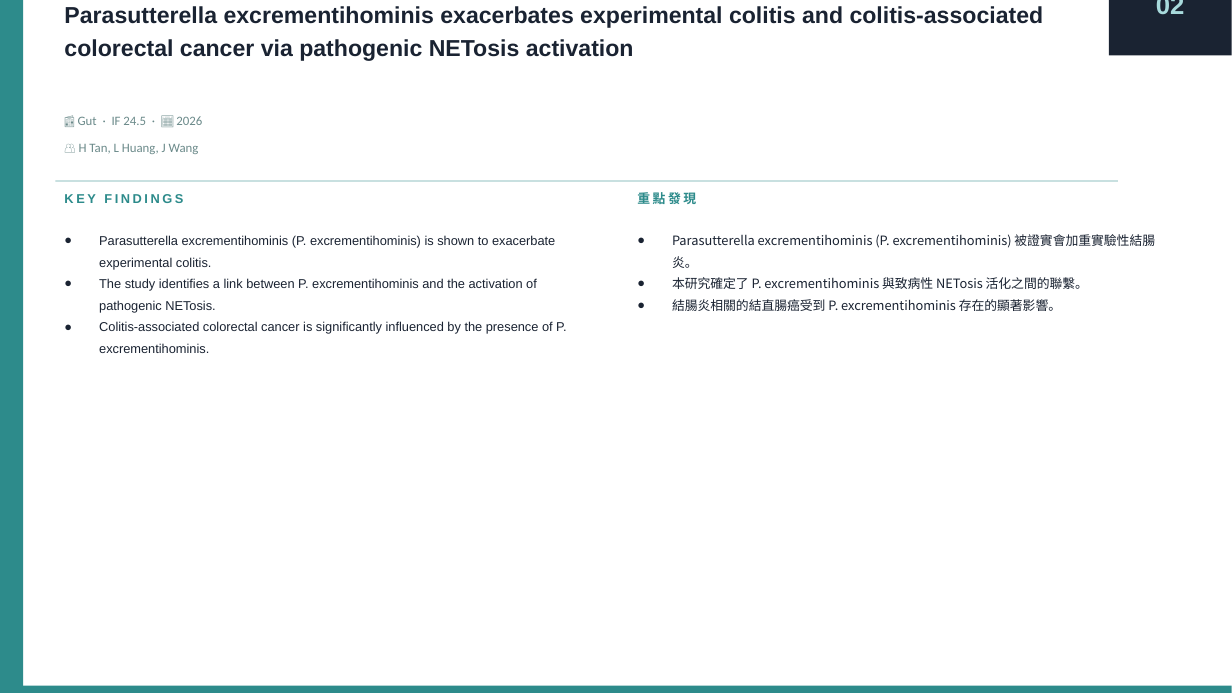
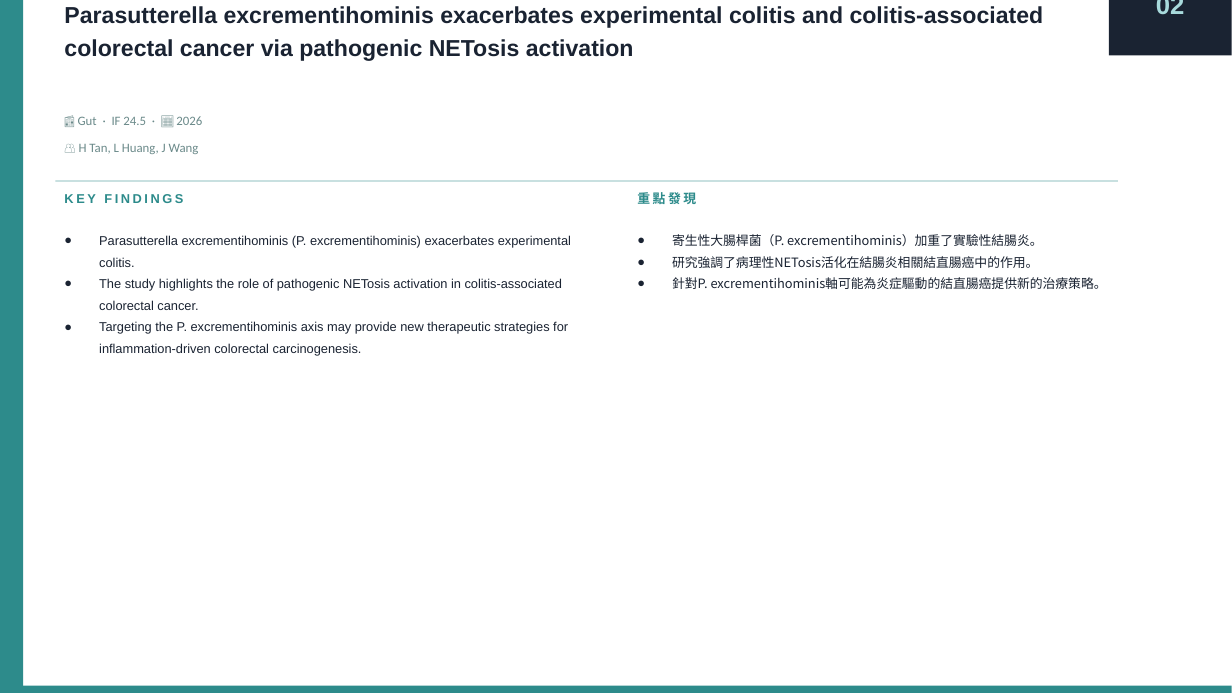
Before and after one commit to jejenhu-maker/colorectal-weekly-digest, a slide deck: slide 5 of docs/latest-digest.pptx. Drawn at 1232x693 pixels with LibreOffice and Linux fonts; fonts in the diff are those of the drawing. Boxes give left, top, right and bottom in pixels: in the first picture for what was removed or moved away, otherwise in the second. Text is boxed around its words. In the diff, an @@ line names an element or a change of style, - is before the commit and + after.

```diff
--- a/docs/latest-digest.pptx
+++ b/docs/latest-digest.pptx
@@ text at [99, 235, 571, 356]: text changed @@
-● Parasutterella excrementihominis (P. excrementihominis) is shown to exacerbate experimental colitis.
-● The study identifies a link between P. excrementihominis and the activation of pathogenic NETosis.
-● Colitis-associated colorectal cancer is significantly influenced by the presence of P. excrementihominis.
+● Parasutterella excrementihominis (P. excrementihominis) exacerbates experimental colitis.
+● The study highlights the role of pathogenic NETosis activation in colitis-associated colorectal cancer.
+● Targeting the P. excrementihominis axis may provide new therapeutic strategies for inflammation-driven colorectal carcinogenesis.
@@ text at [672, 234, 1107, 289]: text changed @@
-● Parasutterella excrementihominis (P. excrementihominis) 被證實會加重實驗性結腸炎。
-● 本研究確定了 P. excrementihominis 與致病性 NETosis 活化之間的聯繫。
-● 結腸炎相關的結直腸癌受到 P. excrementihominis 存在的顯著影響。
+● 寄生性大腸桿菌（P. excrementihominis）加重了實驗性結腸炎。
+● 研究強調了病理性NETosis活化在結腸炎相關結直腸癌中的作用。
+● 針對P. excrementihominis軸可能為炎症驅動的結直腸癌提供新的治療策略。
```
Also in this commit, not shown: 20 other slides changed, 2 other files.
